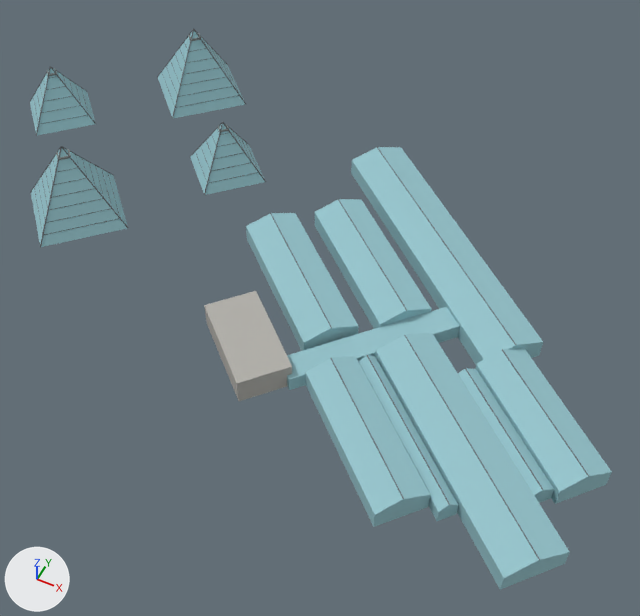
Two versions of the glTF model scenery-edmonton-bridges/PackageSources/modelLib/br_b254_muttart_conservatory/br_b254_muttart_conservatory.gltf, one commit apart.
Rendered twice from a 50 mm lens placed at (156.0, -183.0, 175.0), pointed at (81.0, -33.0, -13.0). Lighting does not change. The marker at lower left points along +X, +Y and +Z. The first picture is the older version. Vertices at exactly the same position are counted once.

In view in the first picture: 'br_b254_muttart_conservatory'.
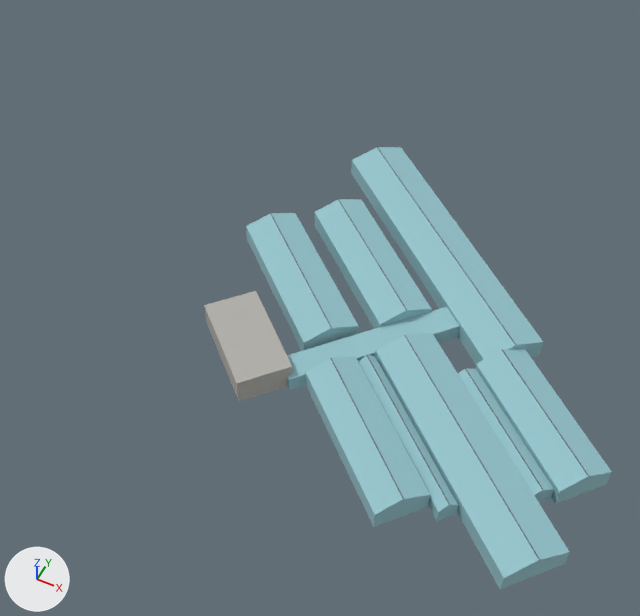
Where the change shows, as pixel boxes [x1, y1, x2, y2] in the pictures (640 x 616 px):
'br_b254_muttart_conservatory', reshaped (30% narrower, 21% shorter)
    before: [30, 28, 612, 590]
    after: [204, 147, 612, 590]
part 1 of me_br_b254_muttart_conservatory, deleted (cyan)
    before: [30, 28, 266, 248]

Patch to the scene script:
```diff
--- a/scenery-edmonton-bridges/PackageSources/modelLib/br_b254_muttart_conservatory/br_b254_muttart_conservatory.gltf.py
+++ b/scenery-edmonton-bridges/PackageSources/modelLib/br_b254_muttart_conservatory/br_b254_muttart_conservatory.gltf.py
@@ me_br_b254_muttart_conservatory @@
 # used by ob_br_b254_muttart_conservatory; location = (0.0, 0.0, 0.0)
-me_br_b254_muttart_conservatory.from_pydata(...)  # 1204 vertices, 1816 faces; spans x -47.0..168.0, y -93.0..53.0, z -7.0..18.0
+me_br_b254_muttart_conservatory.from_pydata(...)  # 160 vertices, 264 faces; spans x 52.0..168.0, y -93.0..30.0, z -7.0..1.0
+# me_br_b254_muttart_conservatory part 1: 132 loose pieces with 1044 vertices, spanning x -47.0..46.0, y -53.0..53.0, z -7.0..18.0, are deleted
 me_br_b254_muttart_conservatory.materials.append(mat_bridge_palette)
```
